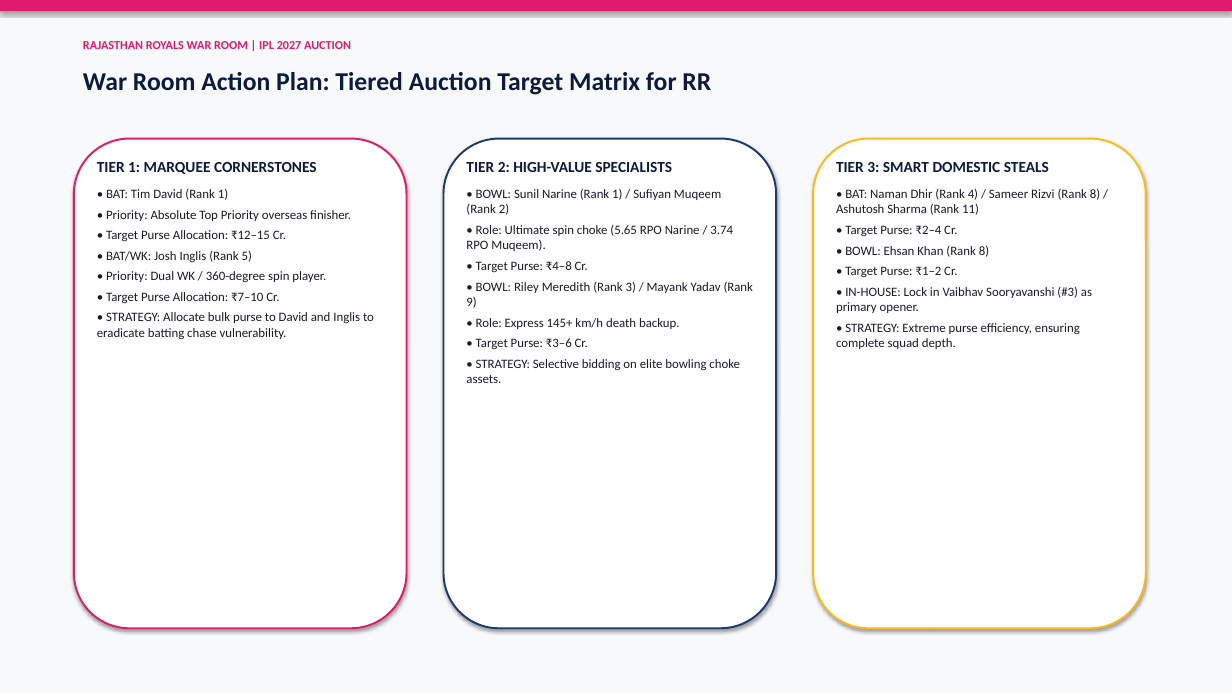
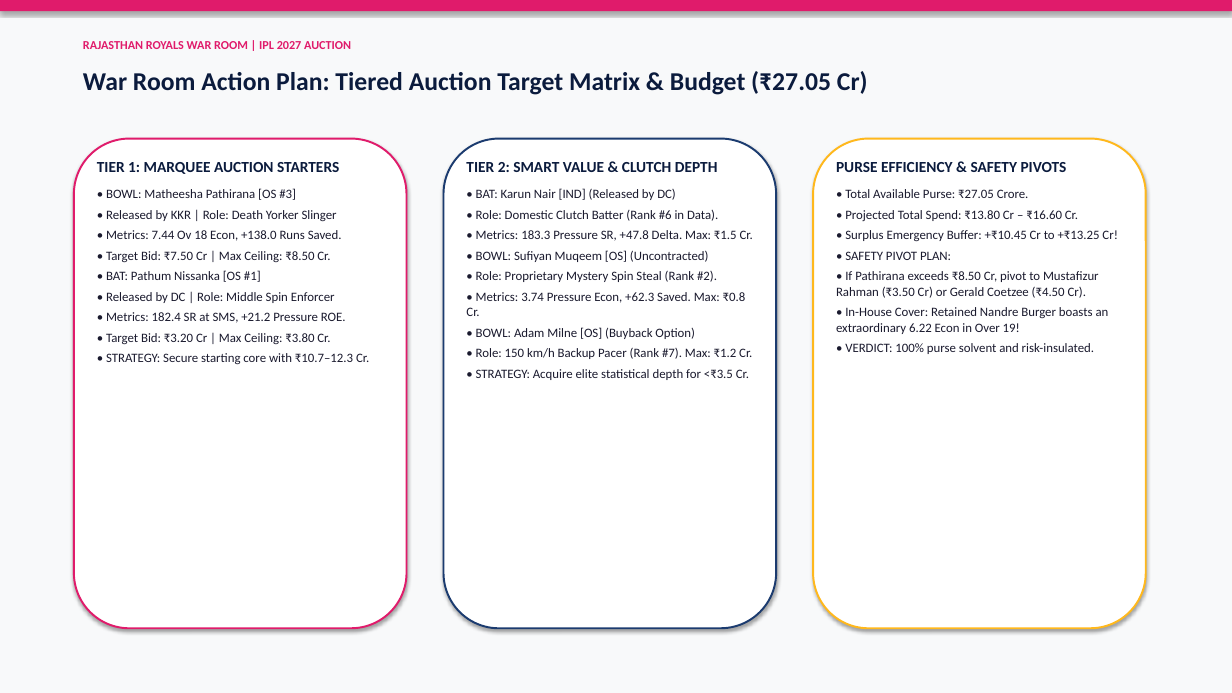
Before and after one commit to MohamedNavith/Rajasthan-Royals-Hackathon, a slide deck: slide 12 of outputs/rr_auction_presentation.pptx. Drawn at 1232x693 pixels with LibreOffice and Linux fonts; fonts in the diff are those of the drawing. Boxes give left, top, right and bottom in pixels: in the first picture for what was removed or moved away, otherwise in the second. Text is boxed around its words. In the diff, an @@ line names an element or a change of style, - is before the commit and + after.

Commit message:
Update PDF report, PPTX presentation, and code with 2027 Champion Playing XI and 20-over plan

```diff
--- a/outputs/rr_auction_presentation.pptx
+++ b/outputs/rr_auction_presentation.pptx
@@ text at <box>83,71,868,95</box>: text changed @@
-War Room Action Plan: Tiered Auction Target Matrix for RR
+War Room Action Plan: Tiered Auction Target Matrix & Budget (₹27.05 Cr)
@@ text at <box>97,162,369,364</box>: text changed @@
-TIER 1: MARQUEE CORNERSTONES
-• BAT: Tim David (Rank 1)
-• Priority: Absolute Top Priority overseas finisher.
-• Target Purse Allocation: ₹12–15 Cr.
-• BAT/WK: Josh Inglis (Rank 5)
-• Priority: Dual WK / 360-degree spin player.
-• Target Purse Allocation: ₹7–10 Cr.
-• STRATEGY: Allocate bulk purse to David and Inglis to eradicate batting chase vulnerability.
+TIER 1: MARQUEE AUCTION STARTERS
+• BOWL: Matheesha Pathirana [OS #3]
+• Released by KKR | Role: Death Yorker Slinger
+• Metrics: 7.44 Ov 18 Econ, +138.0 Runs Saved.
+• Target Bid: ₹7.50 Cr | Max Ceiling: ₹8.50 Cr.
+• BAT: Pathum Nissanka [OS #1]
+• Released by DC | Role: Middle Spin Enforcer
+• Metrics: 182.4 SR at SMS, +21.2 Pressure ROE.
+• Target Bid: ₹3.20 Cr | Max Ceiling: ₹3.80 Cr.
+• STRATEGY: Secure starting core with ₹10.7–12.3 Cr.
@@ text at <box>466,162,753,380</box>: text changed @@
-TIER 2: HIGH-VALUE SPECIALISTS
-• BOWL: Sunil Narine (Rank 1) / Sufiyan Muqeem (Rank 2)
-• Role: Ultimate spin choke (5.65 RPO Narine / 3.74 RPO Muqeem).
-• Target Purse: ₹4–8 Cr.
-• BOWL: Riley Meredith (Rank 3) / Mayank Yadav (Rank 9)
-• Role: Express 145+ km/h death backup.
-• Target Purse: ₹3–6 Cr.
-• STRATEGY: Selective bidding on elite bowling choke assets.
+TIER 2: SMART VALUE & CLUTCH DEPTH
+• BAT: Karun Nair [IND] (Released by DC)
+• Role: Domestic Clutch Batter (Rank #6 in Data).
+• Metrics: 183.3 Pressure SR, +47.8 Delta. Max: ₹1.5 Cr.
+• BOWL: Sufiyan Muqeem [OS] (Uncontracted)
+• Role: Proprietary Mystery Spin Steal (Rank #2).
+• Metrics: 3.74 Pressure Econ, +62.3 Saved. Max: ₹0.8 Cr.
+• BOWL: Adam Milne [OS] (Buyback Option)
+• Role: 150 km/h Backup Pacer (Rank #7). Max: ₹1.2 Cr.
+• STRATEGY: Acquire elite statistical depth for <₹3.5 Cr.
@@ text at <box>836,162,1117,354</box>: text changed @@
-TIER 3: SMART DOMESTIC STEALS
-• BAT: Naman Dhir (Rank 4) / Sameer Rizvi (Rank 8) / Ashutosh Sharma (Rank 11)
-• Target Purse: ₹2–4 Cr.
-• BOWL: Ehsan Khan (Rank 8)
-• Target Purse: ₹1–2 Cr.
-• IN-HOUSE: Lock in Vaibhav Sooryavanshi (#3) as primary opener.
-• STRATEGY: Extreme purse efficiency, ensuring complete squad depth.
+PURSE EFFICIENCY & SAFETY PIVOTS
+• Total Available Purse: ₹27.05 Crore.
+• Projected Total Spend: ₹13.80 Cr – ₹16.60 Cr.
+• Surplus Emergency Buffer: +₹10.45 Cr to +₹13.25 Cr!
+• SAFETY PIVOT PLAN:
+• If Pathirana exceeds ₹8.50 Cr, pivot to Mustafizur Rahman (₹3.50 Cr) or Gerald Coetzee (₹4.50 Cr).
+• In-House Cover: Retained Nandre Burger boasts an extraordinary 6.22 Econ in Over 19!
+• VERDICT: 100% purse solvent and risk-insulated.
```
Also in this commit, not shown: 1 other slide changed, 1 slide added, 4 other files.
